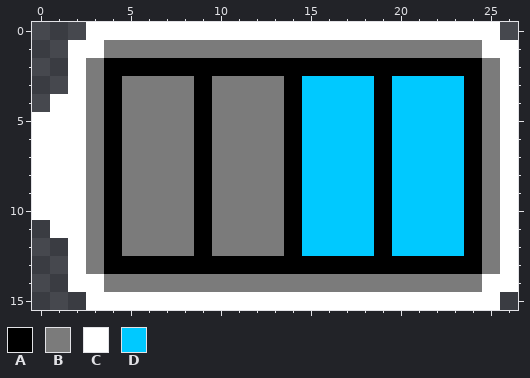
Two versions of one pixel-art sprite, romfs/battery3.png. The first picture shows the starting point.
The file is 27x16 pixels. Colours within 5 levels of each other are drawn and written as one.
Palette (. is transparent): A #000000  B #7b7b7b  C #ffffff  D #00c9ff
Pixels before, first column x 0:
 0 ...CCCCCCCCCCCCCCCCCCCCCCC.
 1 ..CCBBBBBBBBBBBBBBBBBBBBBCC
 2 ..CBAAAAAAAAAAAAAAAAAAAAABC
 3 ..CBABBBBABBBBADDDDADDDDABC
 4 .CCBABBBBABBBBADDDDADDDDABC
 5 CCCBABBBBABBBBADDDDADDDDABC
 6 CCCBABBBBABBBBADDDDADDDDABC
 7 CCCBABBBBABBBBADDDDADDDDABC
 8 CCCBABBBBABBBBADDDDADDDDABC
 9 CCCBABBBBABBBBADDDDADDDDABC
10 CCCBABBBBABBBBADDDDADDDDABC
11 .CCBABBBBABBBBADDDDADDDDABC
12 ..CBABBBBABBBBADDDDADDDDABC
13 ..CBAAAAAAAAAAAAAAAAAAAAABC
14 ..CCBBBBBBBBBBBBBBBBBBBBBCC
15 ...CCCCCCCCCCCCCCCCCCCCCCC.
And afterwards:
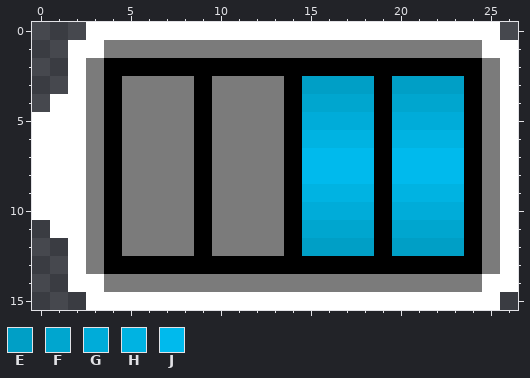
Colours new in this view: E #009fc6  F #00a6cf  G #00acd9  H #00b3e2  J #00baed
Commit message: Changed battery life texture
The edit:
{"y":3,"x":15,"old":"DDDD","new":"EEEE"}
{"y":3,"x":20,"old":"DDDD","new":"EEEE"}
{"y":4,"x":15,"old":"DDDD","new":"FFFF"}
{"y":4,"x":20,"old":"DDDD","new":"FFFF"}
{"y":5,"x":15,"old":"DDDD","new":"GGGG"}
{"y":5,"x":20,"old":"DDDD","new":"GGGG"}
{"y":6,"x":15,"old":"DDDD","new":"HHHH"}
{"y":6,"x":20,"old":"DDDD","new":"HHHH"}
{"y":7,"x":15,"old":"DDDD","new":"JJJJ"}
{"y":7,"x":20,"old":"DDDD","new":"JJJJ"}
{"y":8,"x":15,"old":"DDDD","new":"JJJJ"}
{"y":8,"x":20,"old":"DDDD","new":"JJJJ"}
{"y":9,"x":15,"old":"DDDD","new":"HHHH"}
{"y":9,"x":20,"old":"DDDD","new":"HHHH"}
{"y":10,"x":15,"old":"DDDD","new":"GGGG"}
{"y":10,"x":20,"old":"DDDD","new":"GGGG"}
{"y":11,"x":15,"old":"DDDD","new":"FFFF"}
{"y":11,"x":20,"old":"DDDD","new":"FFFF"}
{"y":12,"x":15,"old":"DDDD","new":"EEEE"}
{"y":12,"x":20,"old":"DDDD","new":"EEEE"}
{"label":"changed","picture_box":[302,76,464,256]}
